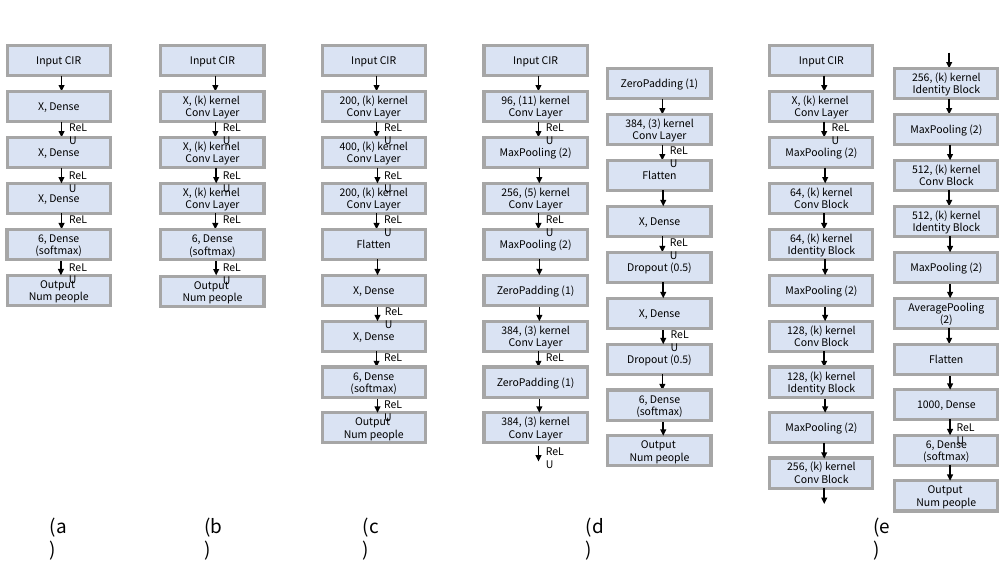
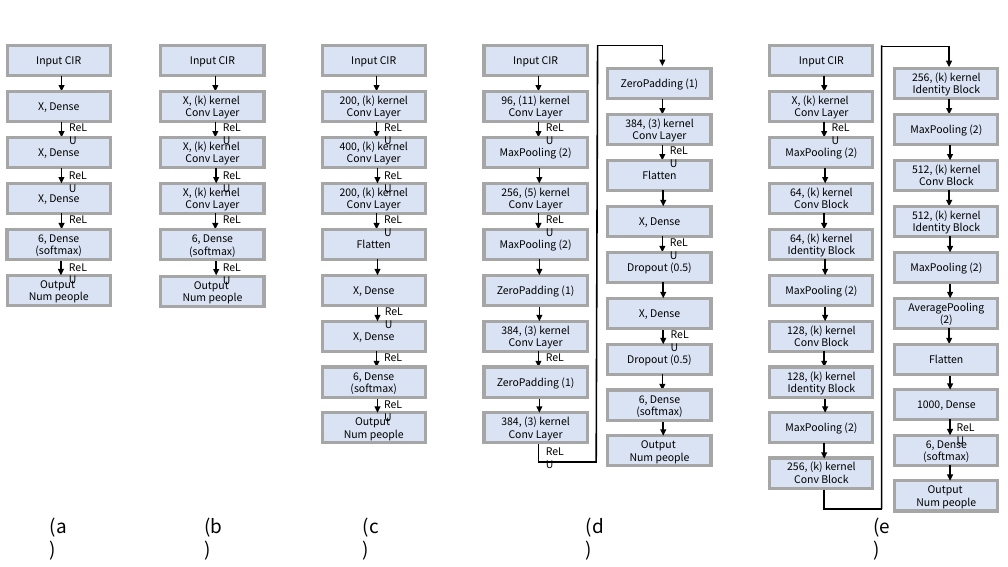
Before and after one commit to LeeGun4488/UWB_people_counting, a slide deck: slide 1 of figure/network.pptx. Drawn at 1008x567 pixels with LibreOffice and Linux fonts; fonts in the diff are those of the drawing. Boxes give left, top, right and bottom in pixels: in the first picture for what was removed or moved away, otherwise in the second. Text is boxed around its words. In the diff, an @@ line names an element or a change of style, - is before the commit and + after.

```diff
--- a/figure/network.pptx
+++ b/figure/network.pptx
@@ line added from (597, 45) to (597, 462), #000000 1.5 pt @@
@@ line added from (597, 45) to (663, 45), #000000 1.5 pt @@
@@ arrow moved from (538, 445) - (538, 461) to (662, 45) - (662, 66) @@
@@ line added from (882, 45) to (882, 509), #000000 1.5 pt @@
@@ line added from (882, 47) to (951, 47), #000000 1.5 pt @@
@@ arrow moved from (950, 53) - (950, 68) to (949, 47) - (949, 67) @@
@@ line added from (538, 442) to (538, 462), #000000 1.5 pt @@
@@ line added from (538, 462) to (597, 462), #000000 1.5 pt @@
@@ line added from (823, 509) to (882, 509), #000000 1.5 pt @@
@@ arrow moved from (824, 488) - (824, 504) to (824, 490) - (824, 509) @@
@@ arrow (824, 490) - (824, 509): arrow to line @@
```
Also in this commit, not shown: 33 other files.
